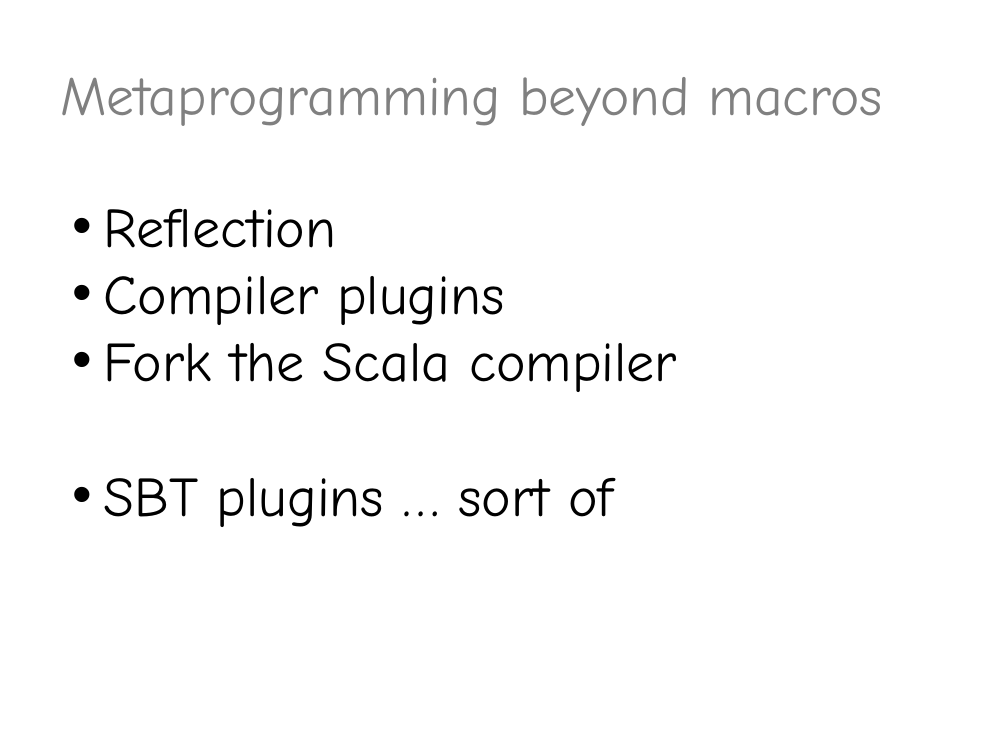
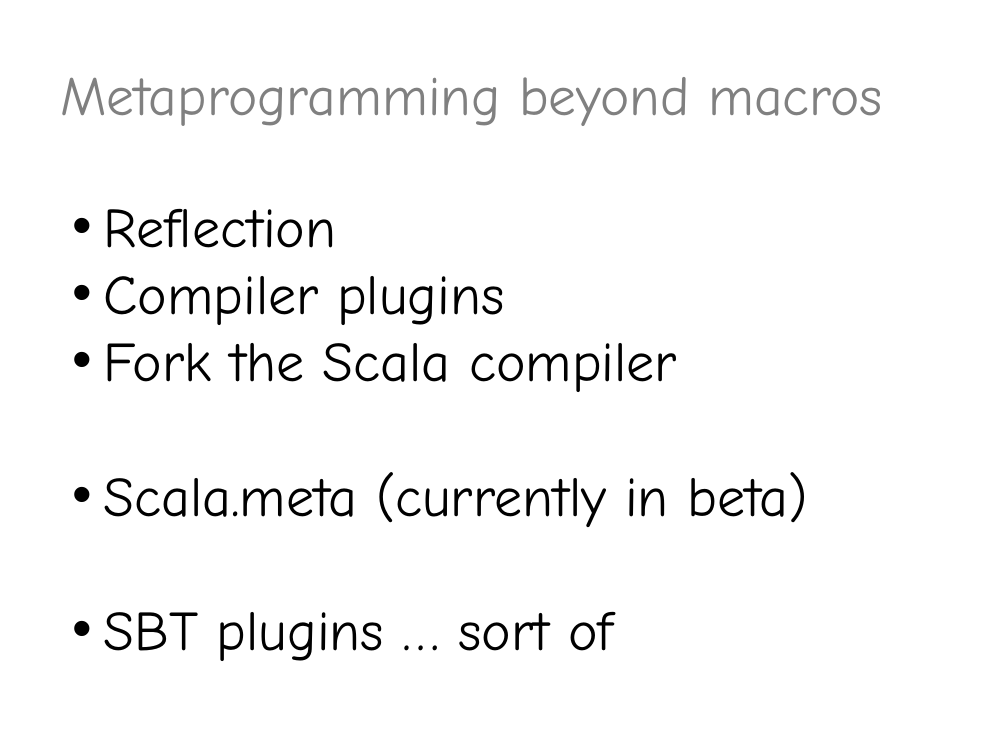
Before and after one commit to valdisxp1/scala-metaprograming-fun, a slide deck: slide 11 of Scala_metaprogramming.pptx. Drawn at 1008x756 pixels with LibreOffice and Linux fonts; fonts in the diff are those of the drawing. Boxes give left, top, right and bottom in pixels: in the first picture for what was removed or moved away, otherwise in the second. Text is boxed around its words. In the diff, an @@ line names an element or a change of style, - is before the commit and + after.

Commit message:
macro slides done

```diff
--- a/Scala_metaprogramming.pptx
+++ b/Scala_metaprogramming.pptx
@@ text at [104,472,809,527]: paragraph added @@
+• Scala.meta (currently in beta)
```
Also in this commit, not shown: 5 other slides changed.
